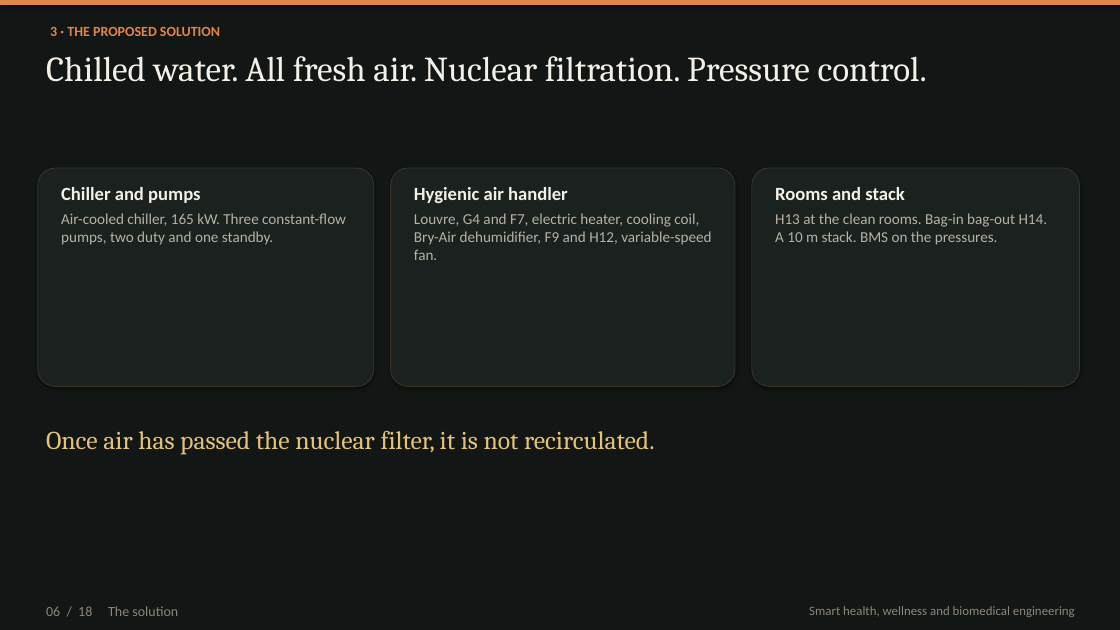
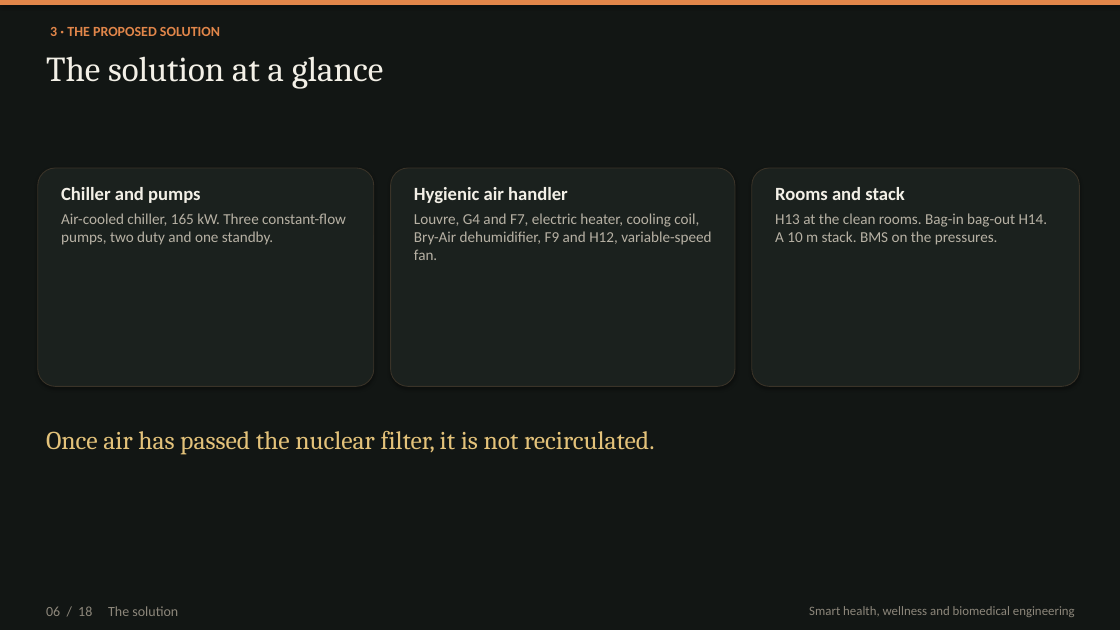
Before and after one commit to kakaijacob/Special-Operations-Schema, a slide deck: slide 6 of iek-talks/IEK_Cyclotron_HVAC_18_slides.pptx. Drawn at 1120x630 pixels with LibreOffice and Linux fonts; fonts in the diff are those of the drawing. Boxes give left, top, right and bottom in pixels: in the first picture for what was removed or moved away, otherwise in the second. Text is boxed around its words. In the diff, an @@ line names an element or a change of style, - is before the commit and + after.

```diff
--- a/iek-talks/IEK_Cyclotron_HVAC_18_slides.pptx
+++ b/iek-talks/IEK_Cyclotron_HVAC_18_slides.pptx
@@ text at <box>46,56,383,88</box>: text changed @@
-Chilled water. All fresh air. Nuclear filtration. Pressure control.
+The solution at a glance
```
Also in this commit, not shown: 17 other slides changed, 1 other file.
